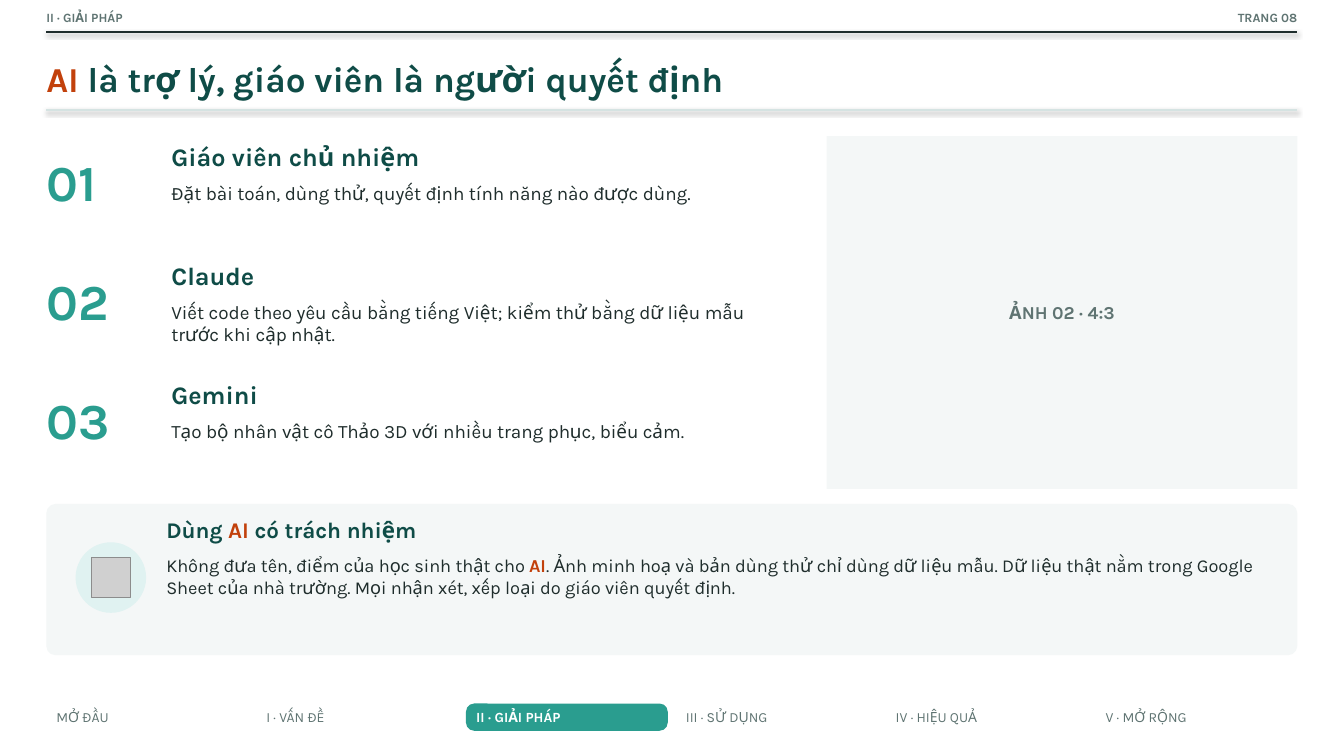
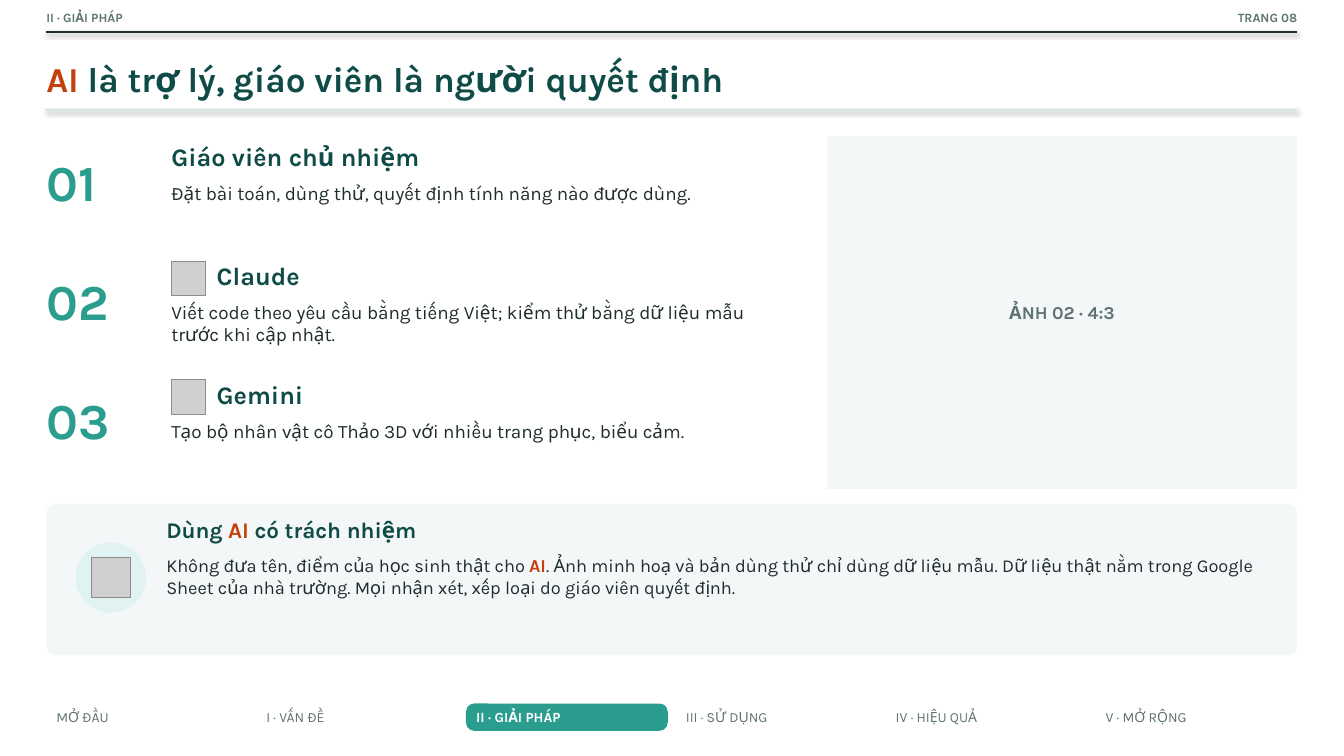
Before and after one commit to THPTYenHoa/Theo-doi-hanh-kiem-11D3-nam-hoc-2026-2027, a slide deck: slide 8 of docs/20261009_BaiDuThi_So_hanh_kiem_11D3.pptx. Drawn at 1344x756 pixels with LibreOffice and Linux fonts; fonts in the diff are those of the drawing; grey boxes stand for pictures. Boxes give left, top, right and bottom in pixels: in the first picture for what was removed or moved away, otherwise in the second. Text is boxed around its words. In the diff, an @@ line names an element or a change of style, - is before the commit and + after.

```diff
--- a/docs/20261009_BaiDuThi_So_hanh_kiem_11D3.pptx
+++ b/docs/20261009_BaiDuThi_So_hanh_kiem_11D3.pptx
@@ picture added at <box>171,261,206,295</box> @@
@@ text "Claude": place and size @@
-text "Claude" at <box>171,267,254,286</box>
+text "Claude" at <box>217,267,300,286</box>
@@ picture added at <box>171,380,206,414</box> @@
@@ text "Gemini": place and size @@
-text "Gemini" at <box>171,386,258,405</box>
+text "Gemini" at <box>217,386,304,405</box>
```
Also in this commit, not shown: 2 other slides changed.
